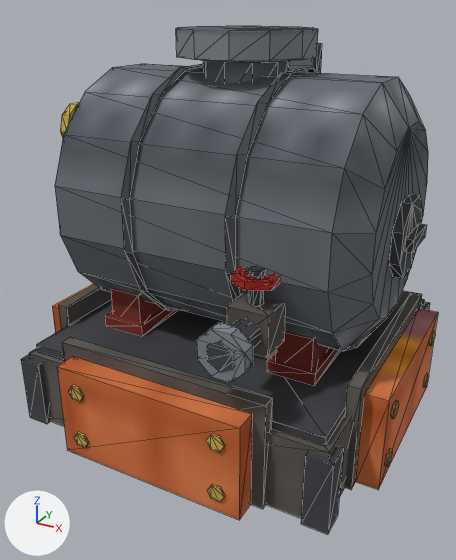
One commit to the OBJ model src/main/resources/assets/eln/model/boiler/boiler.obj: the scene before it, then after it.
Camera for both pictures: a camera (50 mm lens) standing at (0.747, -1.449, 0.556) and looking at (-0.01, -0.072, -0.133). Arrows for +X, +Y and +Z are at lower left; the lights stay in place. The picture after the commit comes second. Mesh edges are drawn as thin lines. Where no turn or scale is listed for an object, it has been applied to the vertices.

The older version as bpy lines, for what is in view:
```python
me_main = bpy.data.meshes.new('main')
me_main.from_pydata(...)  # 912 vertices, 1292 faces; spans x -0.5..0.5, y -0.5..0.5, z -0.5..0.5
me_main.materials.append(mat_atlas)  # picture img_tex_png
ob_main = bpy.data.objects.new('main', me_main)
ob_main.location = (0.0, 0.0, 0.0)
```
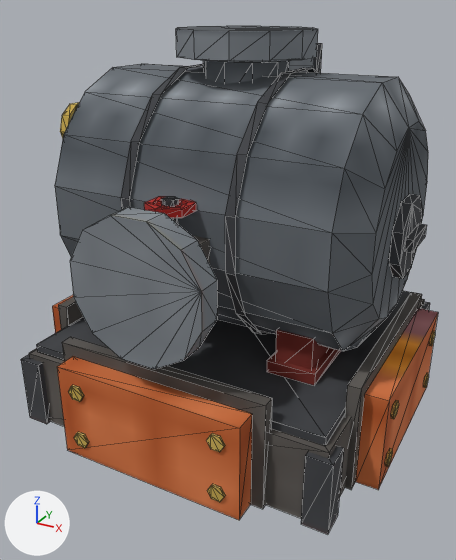
Commit message: Give the boiler a feedwater flange with a check valve

Boxes (x1, y1, x2, y2) around the edits, measured in the pictures (456 x 560 px; the box of a moved part takes in the faces that stretch with it):
part 1 of me_main, added: after (70, 207, 217, 369)
part 2 of me_main, moved or reshaped: before (197, 266, 285, 382); after (145, 196, 210, 265)
part 3 of me_main, surface changed: before (207, 274, 264, 346); after (144, 198, 188, 210)

The change, as a list of edits to the scene's bpy script:
```text
Change me_main:
    used by ob_main; location = (0.0, 0.0, 0.0)
    remove me_main.from_pydata(...)  # 912 vertices, 1292 faces; spans x -0.5..0.5, y -0.5..0.5, z -0.5..0.5
    add me_main.from_pydata(...)  # 964 vertices, 1348 faces; spans x -0.5..0.5, y -0.5..0.5, z -0.5..0.5
    me_main part 1: a new loose piece, a 12-sided cylinder along y spanning x -0.166..0.166, y -0.5..-0.438, z -0.166..0.166, in mat_atlas (picture img_tex_png)
    me_main part 2
    45 vertices are removed from x 0.148..0.258, y -0.494..-0.219, z -0.149..0.038
    140 faces are deleted
    55 vertices move from x 0.148..0.253, y -0.494..-0.219, z -0.149..0.038 to x -0.081..0.081, y -0.419..-0.25, z -0.081..0.169
    49 vertices are added at x -0.115..0.115, y -0.419..-0.25, z -0.115..0.169
    128 new faces join them
    me_main part 3: 25 kept faces spanning x -0.081..0.081, y -0.406..-0.25, z -0.04..0.169 get new texture (UV) coordinates
    other edits to the shape of me_main do not show in these pictures
```
